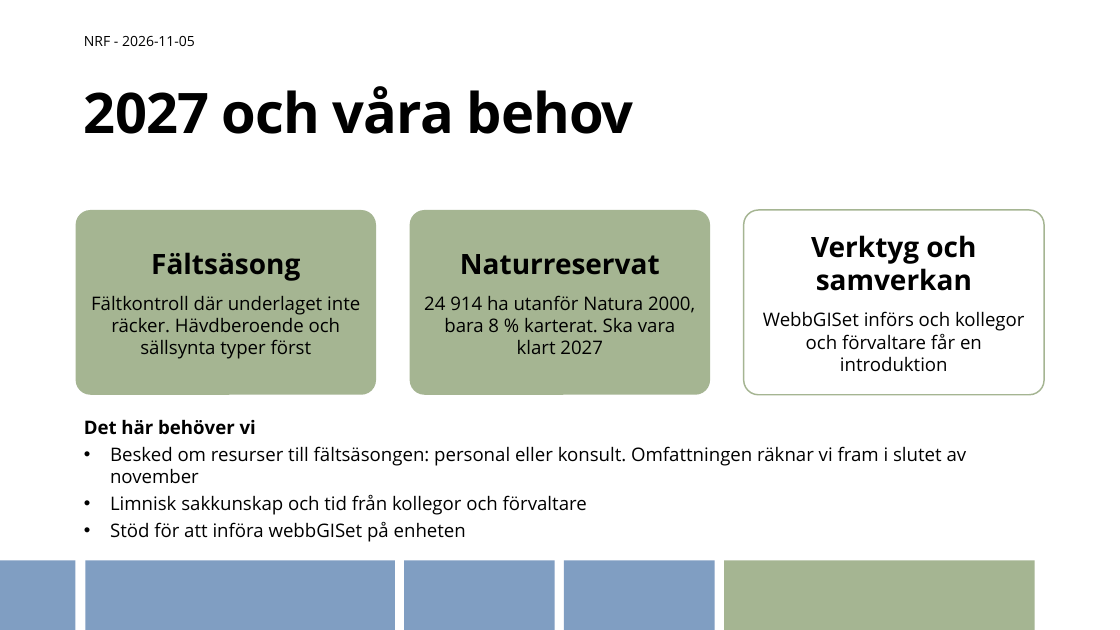
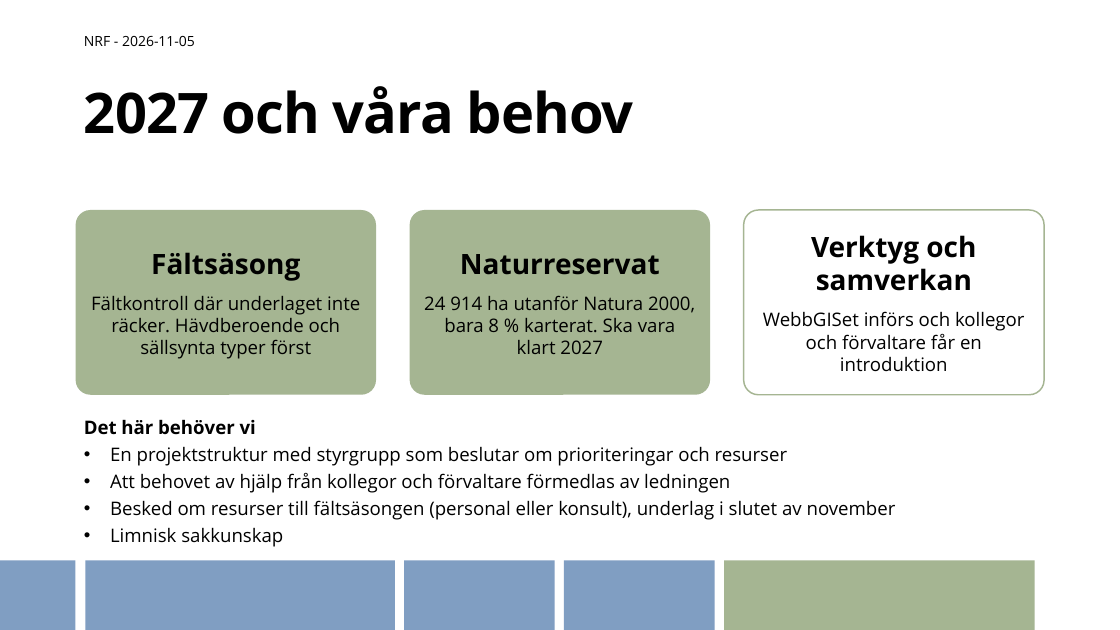
Before and after one commit to ulfboge/lansstyrelsen-nrr, a slide deck: slide 5 of docs/NRF_ledningen_20261105.pptx. Drawn at 1120x630 pixels with LibreOffice and Linux fonts; fonts in the diff are those of the drawing; background and template pictures are left out. Boxes give left, top, right and bottom in pixels: in the first picture for what was removed or moved away, otherwise in the second. Text is boxed around its words. In the diff, an @@ line names an element or a change of style, - is before the commit and + after.

```diff
--- a/docs/NRF_ledningen_20261105.pptx
+++ b/docs/NRF_ledningen_20261105.pptx
@@ text at <box>110,446,896,547</box>: text changed @@
-• Besked om resurser till fältsäsongen: personal eller konsult. Omfattningen räknar vi fram i slutet av november
-• Limnisk sakkunskap och tid från kollegor och förvaltare
-• Stöd för att införa webbGISet på enheten
+• En projektstruktur med styrgrupp som beslutar om prioriteringar och resurser
+• Att behovet av hjälp från kollegor och förvaltare förmedlas av ledningen
+• Besked om resurser till fältsäsongen (personal eller konsult), underlag i slutet av november
+• Limnisk sakkunskap
```
